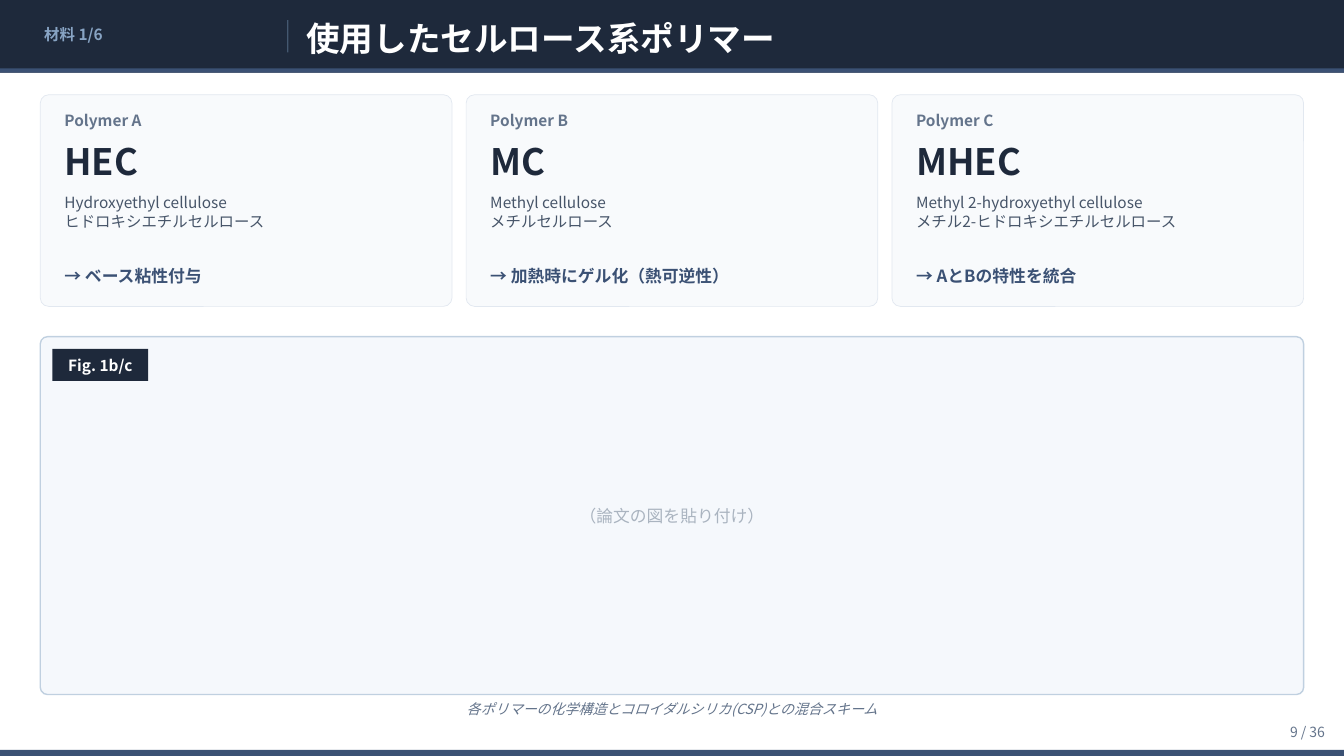
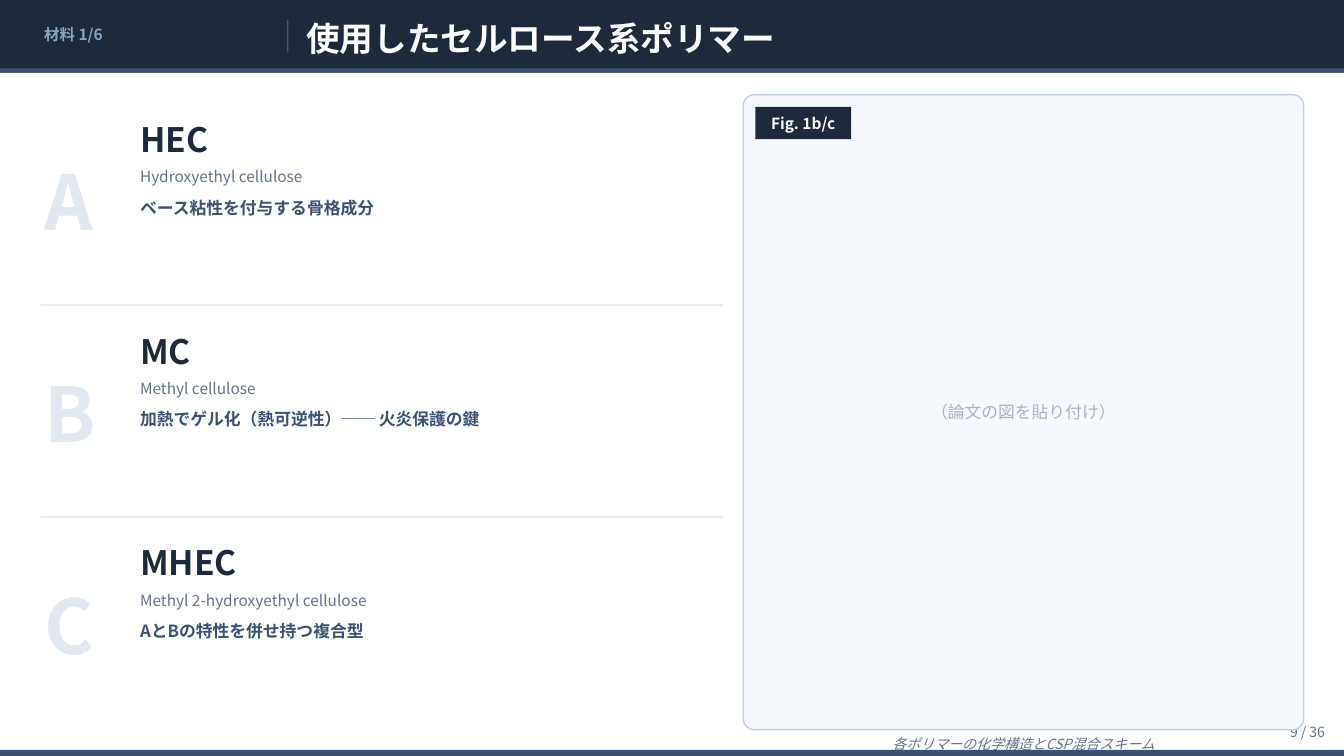
Before and after one commit to ytaisei0525-design/my-first-claude, a slide deck: slide 9 of slides.pptx. Drawn at 1344x756 pixels with LibreOffice and Linux fonts; fonts in the diff are those of the drawing. Boxes give left, top, right and bottom in pixels: in the first picture for what was removed or moved away, otherwise in the second. Text is boxed around its words. In the diff, an @@ line names an element or a change of style, - is before the commit and + after.

```diff
--- a/slides.pptx
+++ b/slides.pptx
@@ rounded rectangle removed at <box>40,95,452,307</box> @@
@@ text removed at <box>64,113,142,130</box> @@
-Polymer A
@@ text "HEC": place and size @@
-text "HEC" at <box>64,147,138,176</box>
+text "HEC" at <box>140,126,208,153</box>
@@ rounded rectangle removed at <box>466,95,877,307</box> @@
@@ text removed at <box>490,113,568,130</box> @@
-Polymer B
@@ text "（論文の図を貼り付け）": place and size @@
-text "（論文の図を貼り付け）" at <box>580,508,765,523</box>
+text "（論文の図を貼り付け）" at <box>931,404,1116,419</box>
@@ rounded rectangle added at <box>743,95,1304,730</box>, fill #F5F8FC, outline #C0D0E0 1 pt @@
@@ text "Fig. 1b/c": place and size @@
-text "Fig. 1b/c" at <box>68,358,133,375</box>
+text "Fig. 1b/c" at <box>771,116,835,133</box>
@@ rectangle: place and size @@
-rectangle at <box>52,349,148,381</box>
+rectangle at <box>755,107,851,139</box>
@@ rounded rectangle removed at <box>892,95,1304,307</box> @@
@@ text removed at <box>916,113,993,130</box> @@
-Polymer C
@@ text added at <box>140,170,303,186</box>, 11 pt, text #64748B @@
+Hydroxyethyl cellulose
@@ text at <box>140,199,374,216</box>: text changed; size 11 to 12 pt; text colour #475569 to #3B5174; bold on @@
-Hydroxyethyl cellulose
-ヒドロキシエチルセルロース
+ベース粘性を付与する骨格成分
@@ text removed at <box>490,195,613,228</box> @@
-Methyl cellulose
-メチルセルロース
@@ text removed at <box>916,195,1176,228</box> @@
-Methyl 2-hydroxyethyl cellulose
-メチル2-ヒドロキシエチルセルロース
@@ text removed at <box>85,267,202,284</box> @@
-→ ベース粘性付与
@@ text removed at <box>937,267,1077,284</box> @@
-→ AとBの特性を統合
@@ rectangle added at <box>40,304,723,306</box>, fill #E2E8F0 @@
@@ text "MC": place and size @@
-text "MC" at <box>490,147,545,176</box>
+text "MC" at <box>140,338,191,365</box>
@@ rounded rectangle removed at <box>40,337,1304,695</box> @@
@@ text added at <box>140,382,256,398</box>, 11 pt, text #64748B @@
+Methyl cellulose
@@ text at <box>140,410,480,427</box>: text changed @@
-→ 加熱時にゲル化（熱可逆性）
+加熱でゲル化（熱可逆性）── 火炎保護の鍵
@@ rectangle added at <box>40,516,723,517</box>, fill #E2E8F0 @@
@@ size 26 to 24 pt in 3 elements at <box>140,126,208,153</box>, <box>140,338,191,365</box>, <box>140,549,237,576</box> @@
@@ text "MHEC": place and size @@
-text "MHEC" at <box>916,147,1021,176</box>
+text "MHEC" at <box>140,549,237,576</box>
@@ text added at <box>140,594,367,610</box>, 11 pt, text #64748B @@
+Methyl 2-hydroxyethyl cellulose
@@ text added at <box>140,622,364,639</box>, 12 pt, text #3B5174, bold @@
+AとBの特性を併せ持つ複合型
@@ text removed at <box>467,702,878,717</box> @@
-各ポリマーの化学構造とコロイダルシリカ(CSP)との混合スキーム
@@ text added at <box>892,737,1154,754</box>, 10 pt, text #64748B, italic @@
+各ポリマーの化学構造とCSP混合スキーム
```
Also in this commit, not shown: 1 other slide changed, 4 other files.
